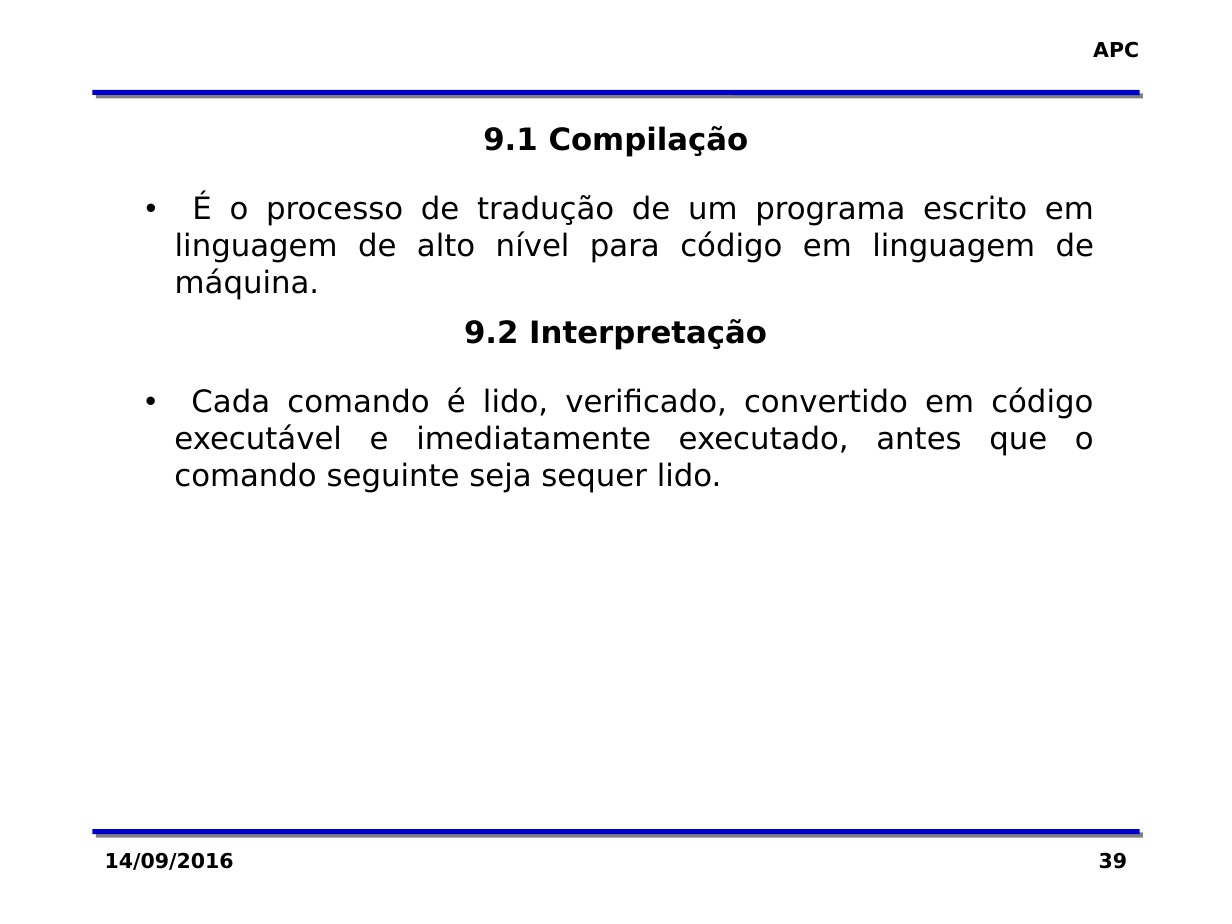
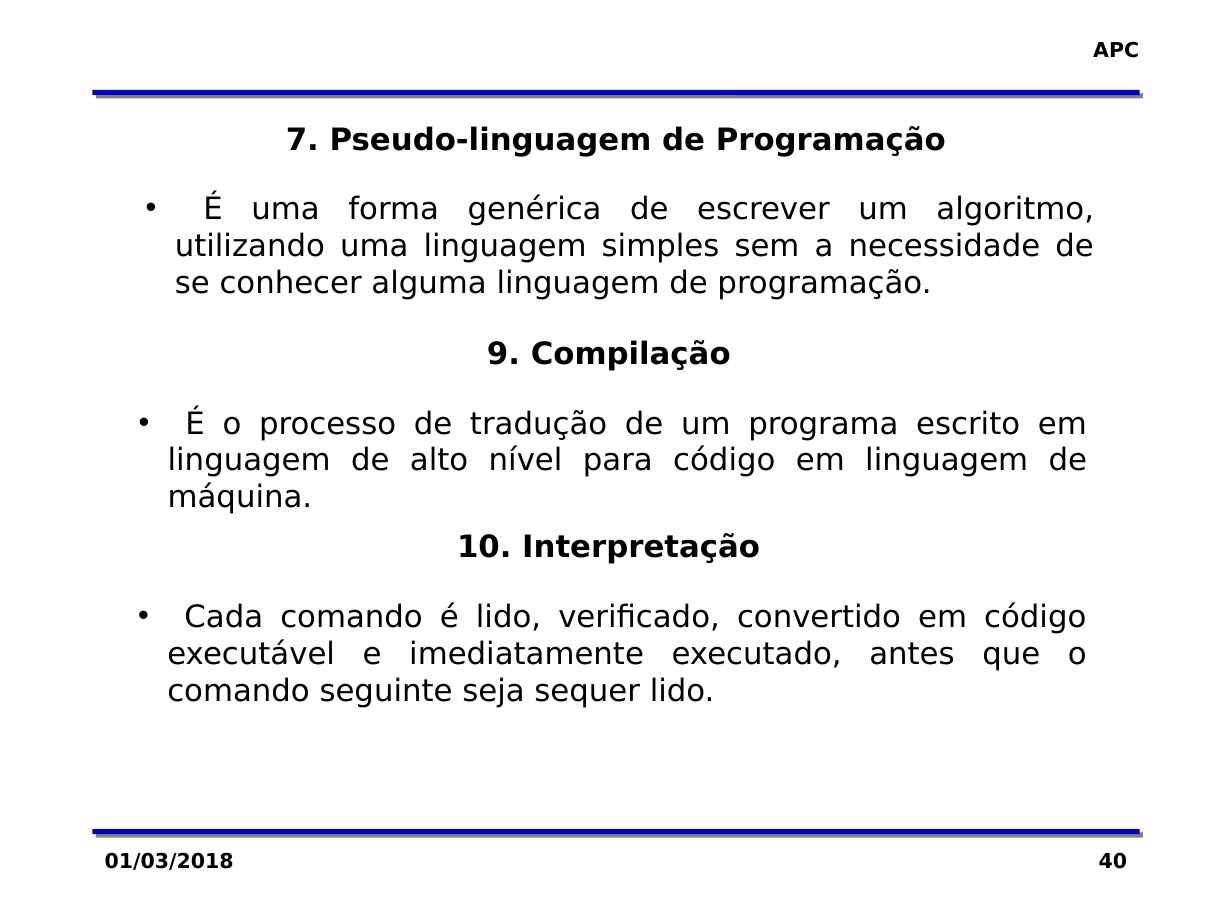
Before and after one commit to zaghetto/Algoritmos, a slide deck: slide 40 of MÓDULOS DE AULA/Módulo 02 - Organização Básica de um Computador.pptx (slide 39 before the commit). Drawn at 1232x924 pixels with LibreOffice and Linux fonts; fonts in the diff are those of the drawing; background and template pictures are left out. Boxes give left, top, right and bottom in pixels: in the first picture for what was removed or moved away, otherwise in the second. Text is boxed around its words. In the diff, an @@ line names an element or a change of style, - is before the commit and + after.

```diff
--- a/MÓDULOS DE AULA/Módulo 02 - Organização Básica de um Computador.pptx
+++ b/MÓDULOS DE AULA/Módulo 02 - Organização Básica de um Computador.pptx
@@ text added at bbox=[286, 126, 946, 157], 18 pt, text #000000, bold @@
+7. Pseudo-linguagem de Programação
@@ text added at bbox=[175, 194, 1094, 300], 18 pt, text #000000 @@
+• É uma forma genérica de escrever um algoritmo, utilizando uma linguagem simples sem a necessidade de se conhecer alguma linguagem de programação.
@@ text removed at bbox=[464, 319, 767, 350] @@
-9.2 Interpretação
@@ text at bbox=[487, 340, 731, 371]: text changed @@
-9.1 Compilação
+9. Compilação
@@ text "É o processo de tradução ...": place and size @@
-text "É o processo de tradução ..." at bbox=[175, 194, 1094, 300]
+text "É o processo de tradução ..." at bbox=[168, 408, 1087, 514]
@@ text added at bbox=[457, 533, 760, 564], 18 pt, text #000000, bold @@
+10. Interpretação
@@ text "Cada comando é lido, verificado, ...": place and size @@
-text "Cada comando é lido, verificado, ..." at bbox=[174, 387, 1094, 493]
+text "Cada comando é lido, verificado, ..." at bbox=[167, 602, 1087, 707]
@@ text at bbox=[105, 852, 234, 870]: text changed @@
-14/09/2016
+01/03/2018
@@ page number at bbox=[1099, 852, 1127, 869]: text changed @@
-39
+40
```
Also in this commit, not shown: 39 other slides changed, 1 slide added.
